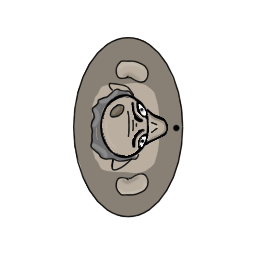
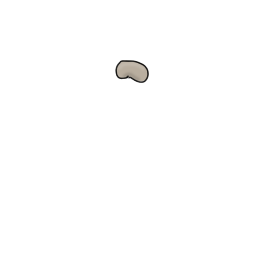
Layered file, before and after one edit (w=256, h=256). Changes by layer:
hid group "HEAD2" (3 layers) over [left=73, top=64, right=184, bottom=192]
hid group "HANDRIGHT2" (3 layers) over [left=73, top=128, right=184, bottom=218]
hid group "BODY2" (3 layers) over [left=73, top=37, right=184, bottom=218]
hid group "sketch" (4 layers) over [left=73, top=37, right=184, bottom=218]
